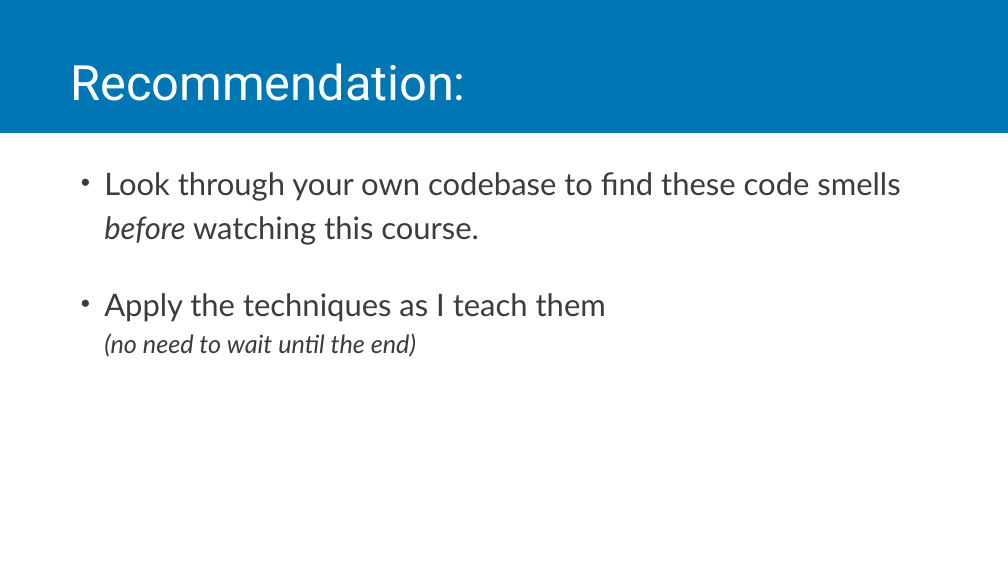
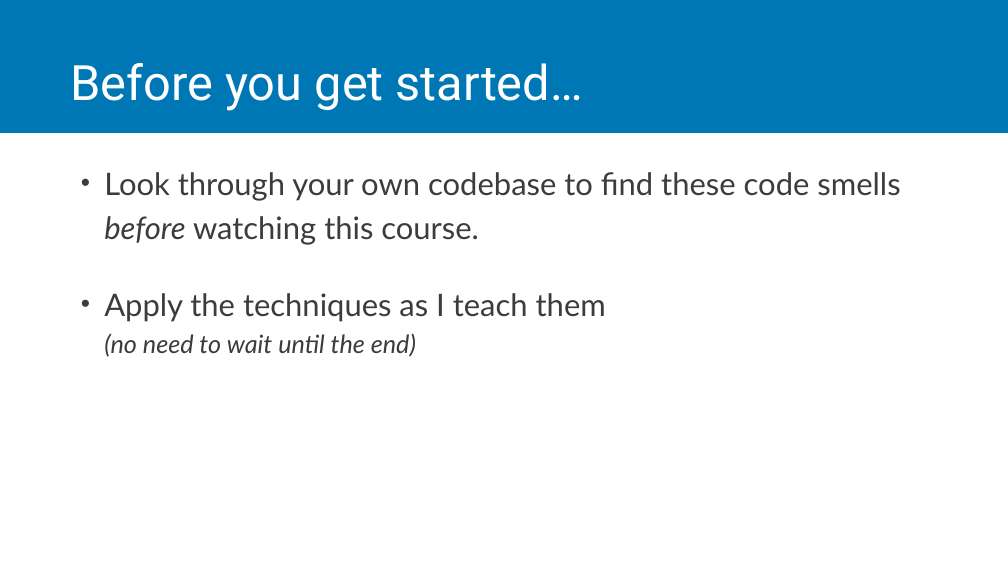
Before and after one commit to jchadwick/CustomizingAspNetMvc, a slide deck: slide 9 of 01_02-CodeSmells.pptx (slide 5 before the commit). Drawn at 1008x567 pixels with LibreOffice and Linux fonts; fonts in the diff are those of the drawing. Boxes give left, top, right and bottom in pixels: in the first picture for what was removed or moved away, otherwise in the second. Text is boxed around its words. In the diff, an @@ line names an element or a change of style, - is before the commit and + after.

```diff
--- a/01_02-CodeSmells.pptx
+++ b/01_02-CodeSmells.pptx
@@ title at (70,63,583,111): text changed @@
-Recommendation:
+Before you get started…
```
Also in this commit, not shown: 1 other slide changed, 4 slides added, 2 other files.
